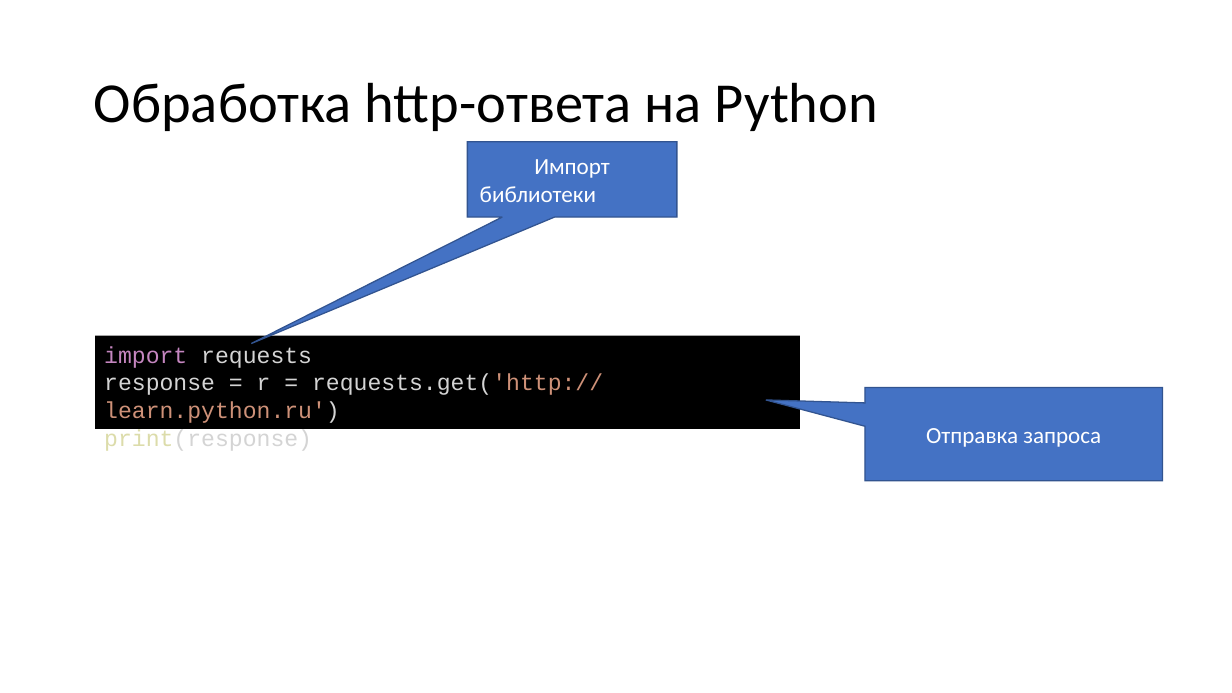
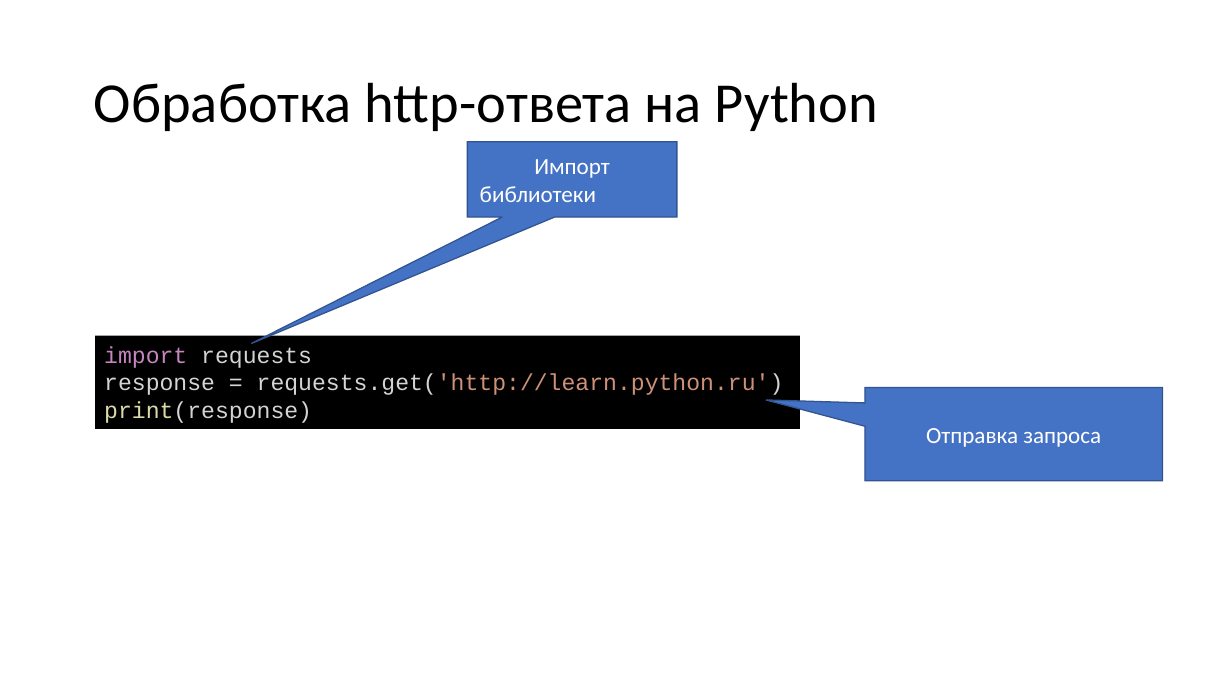
Before and after one commit to paveltsytovich/telegram-course, a slide deck: slide 193 of Presentation/Разработка ботов для телеграмм на Python.pptx. Drawn at 1232x693 pixels with LibreOffice and Linux fonts; fonts in the diff are those of the drawing. Boxes give left, top, right and bottom in pixels: in the first picture for what was removed or moved away, otherwise in the second. Text is boxed around its words. In the diff, an @@ line names an element or a change of style, - is before the commit and + after.

Commit message:
fix

```diff
--- a/Presentation/Разработка ботов для телеграмм на Python.pptx
+++ b/Presentation/Разработка ботов для телеграмм на Python.pptx
@@ text in rectangle at (104, 374, 784, 395): text changed; text colour #D4D4D4 to #CE9178 @@
-response = r = requests.get('http://learn.python.ru')
+response = requests.get('http://learn.python.ru')
```
